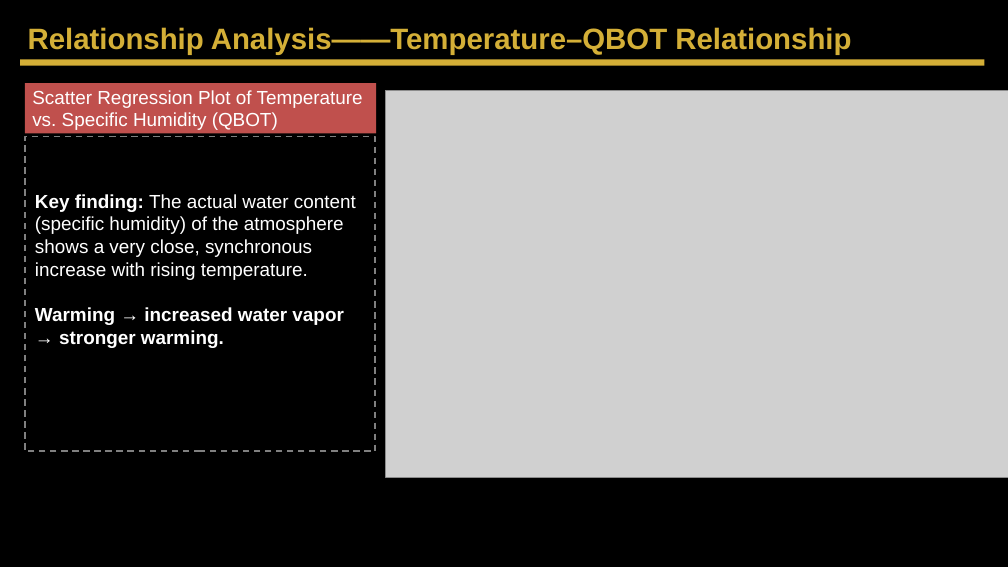
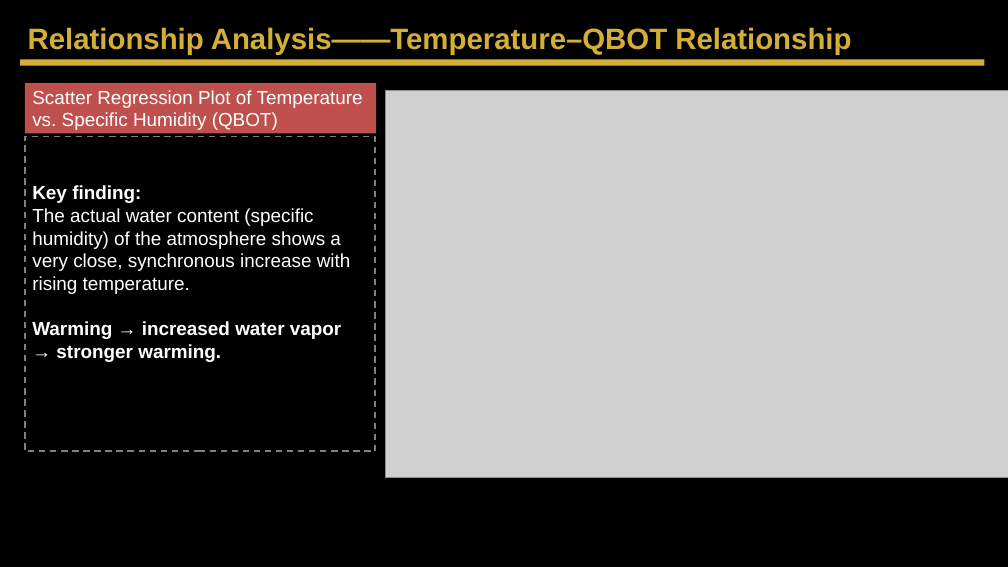
Before and after one commit to Ruiqi-Huang-7/EART60702-group-4-project-1, a slide deck: slide 10 of Project_1_final.pptx. Drawn at 1008x567 pixels with LibreOffice and Linux fonts; fonts in the diff are those of the drawing; grey boxes stand for pictures. Boxes give left, top, right and bottom in pixels: in the first picture for what was removed or moved away, otherwise in the second. Text is boxed around its words. In the diff, an @@ line names an element or a change of style, - is before the commit and + after.

```diff
--- a/Project_1_final.pptx
+++ b/Project_1_final.pptx
@@ text "Key finding:": place and size @@
-text "Key finding:" at <box>35,194,356,348</box>
+text "Key finding:" at <box>32,185,351,362</box>
@@ text at <box>32,185,351,294</box>: text changed @@
-Key finding: The actual water content (specific humidity) of the atmosphere shows a very close, synchronous increase with rising temperature.
+Key finding:
+The actual water content (specific humidity) of the atmosphere shows a very close, synchronous increase with rising temperature.
```
Also in this commit, not shown: 7 other slides changed, 2 other files.
